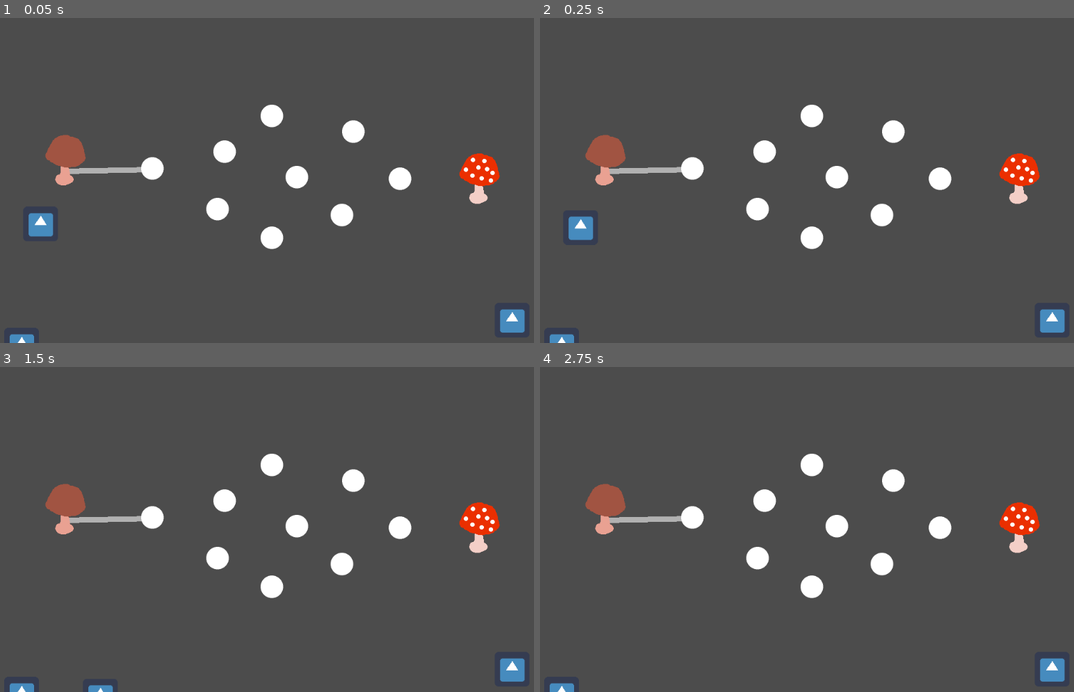
Above: before the commit, frames 1-4 (two rows, left to right).
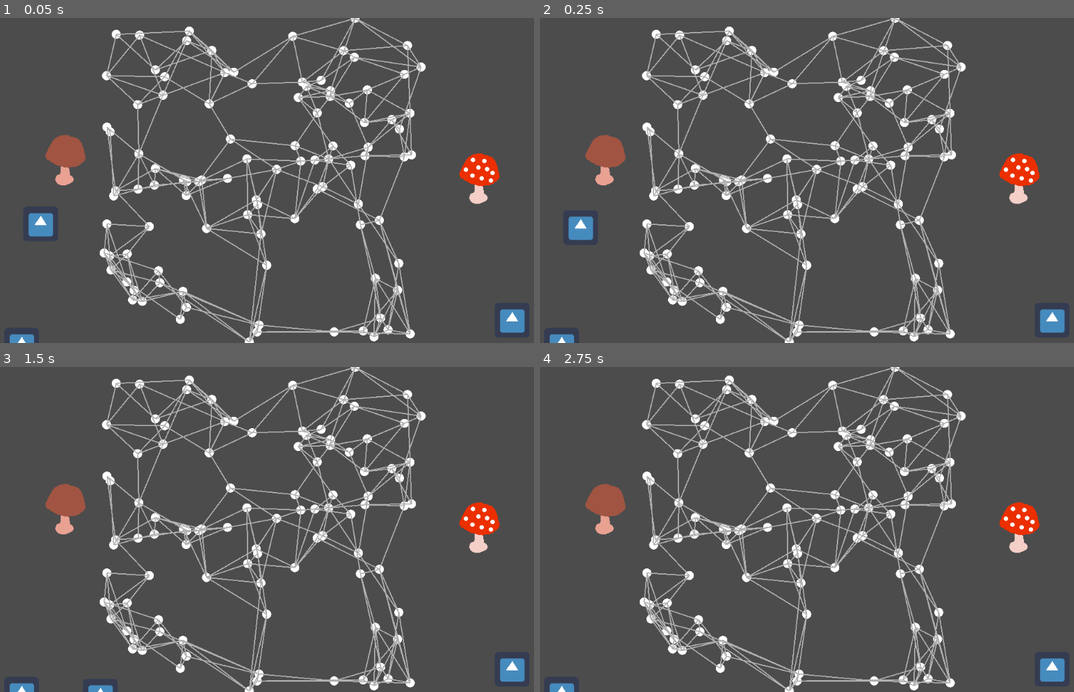
Above: after the commit, the same moments.

Repository: johan1954/fgj-2023-fivers
Game: Godot game, scene res://kohtaus.tscn
The game is run twice, just before and just after one commit, with the same random seed, the same clock (stepped at 60 frames per second) and the same inputs. The engine's default icon, where the game draws it, is replaced by a stand-in: a white triangle on a blue panel in a dark square.
Inputs:
- Up to frame 1 (0.05 s): no input
- Up to frame 2 (0.25 s): no input
- Up to frame 3 (1.5 s): hold Right (ui_right) 0.53-1.28 s; hold Left (ui_left) from 1.28 s (still down)
- Up to frame 4 (2.75 s): tap Enter at 2 s; release Left (ui_left) at 2.03 s; hold Right (ui_right) from 2.03 s (still down)

The runs differ from the first frame. In frame 1, 12% of the frame differs, in the area x 13-80%, y 0-100%; in frame 2, 12%; in frame 3, 12%; in frame 4, 12%.

Commit message:
Draw map

Diff:
--- a/Src/Map/Generator/MapGenerator.gd
+++ b/Src/Map/Generator/MapGenerator.gd
@@ -1,22 +1,24 @@
 extends Node
 
 const DESIRED_NODE_COUNT = 100
-const MIN_X = -100
-const MAX_X = 100
-const MIN_Y = -100
-const MAX_Y = 100
+const MIN_X = -300
+const MAX_X = 300
+const MIN_Y = -300
+const MAX_Y = 300
 const MIN_DISTANCE = 5
 const MIN_EDGES = 3
 const MAX_EDGES = 5
 const MAX_NODE_LOOKUP = 10
 
 var rng = RandomNumberGenerator.new()
+var map_node = preload("res://Src/Objects/MapNode.tscn")
+var map_edge = preload("res://Src/Objects/MapEdge.tscn")
 func _ready():
 	generate_map()
 
 func generate_map():
 	var map_state = MapState.new()
-
+	rng.randomize()
 	generate_nodes(map_state)
 	generate_edges(map_state)
 
@@ -30,8 +32,8 @@
 		var shortest_distance = map_state.find_closest_node(new_location)
 		if shortest_distance < MIN_DISTANCE:
 			continue
-
-		var new_node = MapNode.new()
+		var new_node = map_node.instance()
+		add_child(new_node)
 		new_node.position = new_location
 		map_state.nodes.append(new_node)
 		generated_nodes += 1
@@ -46,5 +48,19 @@
 		var closest_nodes = map_state.get_nodes_in_distance_order(node.position)
 		while edges_left > 0:
 			var node_to_be_added = closest_nodes[rng.randi_range(0,MAX_NODE_LOOKUP)]
-			if node.add_edge(node_to_be_added):
+			if add_edge(node, node_to_be_added):
 				edges_left -= 1
+
+func add_edge(target_node: MapNode, other_node: MapNode):
+	if target_node.has_edge(other_node):
+		return false
+
+	var edge: MapEdge = map_edge.instance()
+	add_child(edge)
+	edge.map_node_1 = target_node
+	edge.map_node_2 = other_node
+	edge.points = [target_node.position, other_node.position]
+	target_node.edges.append(edge)
+	other_node.edges.append(edge)
+
+	return true
--- a/Src/Map/MapEdge.gd
+++ b/Src/Map/MapEdge.gd
@@ -1,4 +1,4 @@
-extends Node2D
+extends Line2D
 
 class_name MapEdge
 
--- a/Src/Map/MapNode.gd
+++ b/Src/Map/MapNode.gd
@@ -1,6 +1,4 @@
 extends Node2D
-var MapEdge = load("res://Src/Map/MapEdge.gd")
-
 class_name MapNode
 
 enum NodeTypes {NORMAL, TREE}
@@ -11,16 +9,6 @@
 func get_distance(other_position: Vector2):
 	return position.distance_to(other_position)
 
-func add_edge(other_node: MapNode):
-	if has_edge(other_node):
-		return false
-
-	var edge = MapEdge.new()
-	edges.append(edge)
-	other_node.edges.append(edge)
-
-	return true
-
 func has_edge(other_node: MapNode):
 	for edge in edges:
 		if edge.get_other_node(self) == other_node:
--- /dev/null
+++ b/Src/Objects/MapEdge.tscn
@@ -0,0 +1,9 @@
+[gd_scene load_steps=2 format=2]
+
+[ext_resource path="res://Src/Map/MapEdge.gd" type="Script" id=1]
+
+[node name="Line2D" type="Line2D"]
+points = PoolVector2Array( 100, 0, 258, -3 )
+width = 2.0
+default_color = Color( 0.698039, 0.698039, 0.698039, 1 )
+script = ExtResource( 1 )
--- /dev/null
+++ b/Src/Objects/MapNode.tscn
@@ -0,0 +1,9 @@
+[gd_scene load_steps=3 format=2]
+
+[ext_resource path="res://Src/Map/MapNode.gd" type="Script" id=1]
+[ext_resource path="res://GFX Assets/pallo.png" type="Texture" id=2]
+
+[node name="Pallo" type="Sprite"]
+scale = Vector2( 0.2, 0.2 )
+texture = ExtResource( 2 )
+script = ExtResource( 1 )
--- a/kohtaus.tscn
+++ b/kohtaus.tscn
@@ -1,9 +1,8 @@
-[gd_scene load_steps=9 format=2]
+[gd_scene load_steps=8 format=2]
 
 [ext_resource path="res://GFX Assets/icon.png" type="Texture" id=1]
 [ext_resource path="res://Src/new_script.gd" type="Script" id=2]
 [ext_resource path="res://GFX Assets/sieni.png" type="Texture" id=3]
-[ext_resource path="res://GFX Assets/pallo.png" type="Texture" id=4]
 [ext_resource path="res://GFX Assets/sieni evil.png" type="Texture" id=5]
 [ext_resource path="res://Src/Map/Generator/MapGenerator.gd" type="Script" id=6]
 
@@ -44,56 +43,6 @@
 [node name="Camera2D" type="Camera2D" parent="."]
 current = true
 
-[node name="Line2D" type="Line2D" parent="Camera2D"]
-position = Vector2( -459, -17 )
-points = PoolVector2Array( 100, 0, 258, -3 )
-default_color = Color( 0.698039, 0.698039, 0.698039, 1 )
-
-[node name="Pallo" type="Sprite" parent="."]
-position = Vector2( -198, -22 )
-scale = Vector2( 0.5, 0.5 )
-texture = ExtResource( 4 )
-
-[node name="Pallo2" type="Sprite" parent="."]
-position = Vector2( -65, -53 )
-scale = Vector2( 0.5, 0.5 )
-texture = ExtResource( 4 )
-
-[node name="Pallo3" type="Sprite" parent="."]
-position = Vector2( -78, 53 )
-scale = Vector2( 0.5, 0.5 )
-texture = ExtResource( 4 )
-
-[node name="Pallo4" type="Sprite" parent="."]
-position = Vector2( 22, -119 )
-scale = Vector2( 0.5, 0.5 )
-texture = ExtResource( 4 )
-
-[node name="Pallo5" type="Sprite" parent="."]
-position = Vector2( 22, 106 )
-scale = Vector2( 0.5, 0.5 )
-texture = ExtResource( 4 )
-
-[node name="Pallo6" type="Sprite" parent="."]
-position = Vector2( 68, -6 )
-scale = Vector2( 0.5, 0.5 )
-texture = ExtResource( 4 )
-
-[node name="Pallo7" type="Sprite" parent="."]
-position = Vector2( 151, 64 )
-scale = Vector2( 0.5, 0.5 )
-texture = ExtResource( 4 )
-
-[node name="Pallo8" type="Sprite" parent="."]
-position = Vector2( 172, -90 )
-scale = Vector2( 0.5, 0.5 )
-texture = ExtResource( 4 )
-
-[node name="Pallo9" type="Sprite" parent="."]
-position = Vector2( 258, -3 )
-scale = Vector2( 0.5, 0.5 )
-texture = ExtResource( 4 )
-
 [node name="Sieni2" type="Sprite" parent="."]
 position = Vector2( -355, -39 )
 texture = ExtResource( 3 )
--- a/project.godot
+++ b/project.godot
@@ -29,7 +29,7 @@
 "language": "GDScript",
 "path": "res://Src/Classes/CardSpeedBoost.gd"
 }, {
-"base": "Node2D",
+"base": "Line2D",
 "class": "MapEdge",
 "language": "GDScript",
 "path": "res://Src/Map/MapEdge.gd"
